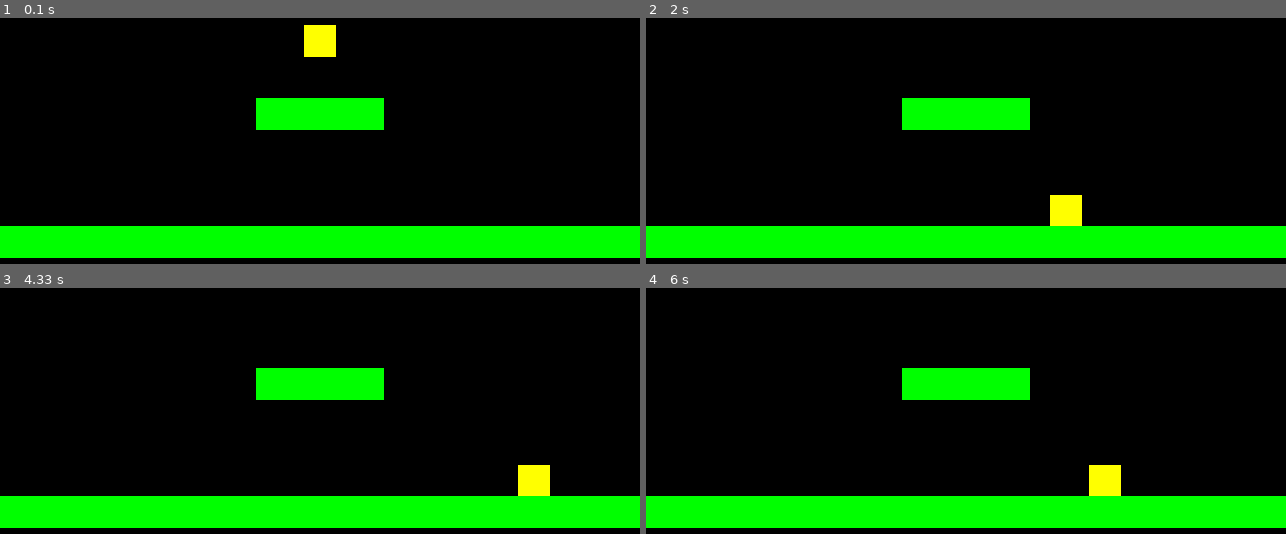
Above: before the commit, frames 1-4 (two rows, left to right).
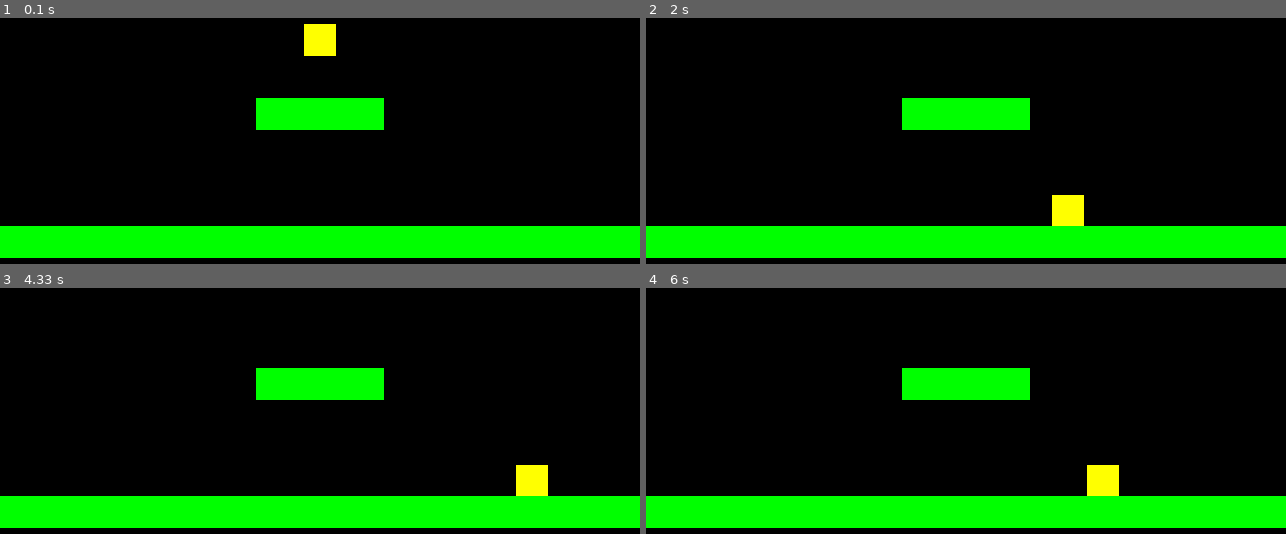
Above: after the commit, the same moments.

Repository: kantel/pygameprojects
Game: pygame game, started from appleinvaders/main.py
Same seed, same stepped clock (60 frames per second), same inputs: the game is played once before the commit and once after it.
Inputs:
- Up to frame 1 (0.1 s): no input
- Up to frame 2 (2 s): hold Right 0.33-0.8 s; hold Right 0.83-1.3 s; hold Left 1.33-1.87 s; hold Left from 1.9 s (still down)
- Up to frame 3 (4.33 s): release Left at 2.3 s; hold Right 2.33-2.97 s; hold Left 3-3.47 s; hold Right 3.5-3.97 s; hold Right from 4 s (still down)
- Up to frame 4 (6 s): release Right at 4.47 s; hold Left 4.5-5.03 s; hold Left 5.07-5.47 s; hold Right from 5.5 s (still down)

The runs differ from the first frame. In frame 1, less than 0.1% of the frame differs, in the area x 47-53%, y 2-16%; in frame 2, less than 0.1%, in the area x 63-69%, y 71-85%; in frame 3, less than 0.1%; in frame 4, less than 0.1%.

Commit message:
Refactoring

Diff:
--- a/appleinvaders/main.py
+++ b/appleinvaders/main.py
@@ -3,7 +3,7 @@
 import pygame as pg
 from pygame.locals import *  # Wenn dies nicht importiert wird,
                              # kann man UTF-8 (Umlaute) knicken
-from settings import *
+from settings import Settings
 from sprites import Player, Block
 import random
 import os
@@ -14,8 +14,8 @@
         # Initialisiert die Spielewelt
         pg.init()
         pg.mixer.init()
-        self.screen = pg.display.set_mode((WIDTH, HEIGHT))
-        pg.display.set_caption(TITLE)
+        self.screen = pg.display.set_mode((s.WIDTH, s.HEIGHT))
+        pg.display.set_caption(s.TITLE)
         self.clock = pg.time.Clock()
         self.keep_going = True
 
@@ -25,10 +25,10 @@
         self.blocks = pg.sprite.Group()
         self.player = Player()
         self.all_sprites.add(self.player)
-        self.block1 = Block(0, HEIGHT - 64, WIDTH, 32)
+        self.block1 = Block(0, s.HEIGHT - 64, s.WIDTH, 32)
         self.all_sprites.add(self.block1)
         self.blocks.add(self.block1)
-        self.block2 = Block(WIDTH/2 - 64, HEIGHT - 192, 128, 32)
+        self.block2 = Block(s.WIDTH/2 - 64, s.HEIGHT - 192, 128, 32)
         self.all_sprites.add(self.block2)
         self.blocks.add(self.block2)
         self.run()
@@ -37,7 +37,7 @@
         # Game Loop
         self.playing = True
         while self.playing:
-            self.clock.tick(FPS)
+            self.clock.tick(s.FPS)
             self.events()
             self.update()
             self.draw()
@@ -60,7 +60,7 @@
 
     def draw(self):
         # Game-Loop Drawkkk
-        self.screen.fill(BLACK)
+        self.screen.fill(s.BLACK)
         self.all_sprites.draw(self.screen)
         pg.display.flip()
 
@@ -72,6 +72,7 @@
         pass
 
 
+s = Settings()
 w = World()
 w.splash_screen()
 while w.keep_going:
--- a/appleinvaders/settings.py
+++ b/appleinvaders/settings.py
@@ -1,31 +1,26 @@
 # Konstanten und Einstellungen für das Spiel
 import pygame as pg
 
-# Einige nützliche Konstanten
-TITLE = "Apple Invaders Stage 1"
-WIDTH = 640
-HEIGHT = 480
-FPS = 60   # Framerate
+class Settings():
 
-# Player Eigenschaften
-PLAYER_ACC = 0.5
-PLAYER_FRICTION = -0.12
-PLAYER_GRAV = 0.4
+    def __init__(self):
+        # Einige nützliche Konstanten
+        self.TITLE = "Apple Invaders Stage 1"
+        self.WIDTH = 640
+        self.HEIGHT = 480
+        self.FPS = 60   # Framerate
+
+        # Player Eigenschaften
+        self.PLAYER_ACC = 0.5
+        self.PLAYER_FRICTION = -0.12
+        self.PLAYER_GRAV = 0.4
 
 
-# Nützliche Farbdefinitionen
-WHITE = (255, 255, 255)
-BLACK = (0, 0, 0)
-RED = (255, 0, 0)
-GREEN = (0, 255, 0)
-BLUE = (0, 0, 255)
-YELLOW = (255, 255, 0)
-GREY = (160, 160, 160)
-LEIGHTGREY = (100, 100, 100)
-DARKGREY = (51, 51, 51)
-VERY_DARKGREY = (40, 40, 40)
-LIGHTBLUE = (108, 131, 163)
-WATERBLUE = (0, 80, 125)
-AQUA = (0, 153, 204)
-BROWN = (163, 143, 109)
-LIGHTBROWN = (210, 180, 140)
+        # Nützliche Farbdefinitionen
+        self.WHITE = (255, 255, 255)
+        self.BLACK = (0, 0, 0)
+        self.RED = (255, 0, 0)
+        self.GREEN = (0, 255, 0)
+        self.BLUE = (0, 0, 255)
+        self.YELLOW = (255, 255, 0)
+        self.GREY = (160, 160, 160)
--- a/appleinvaders/sprites.py
+++ b/appleinvaders/sprites.py
@@ -1,38 +1,40 @@
 # Sprite Klassen
 import pygame as pg
-from settings import *
+from settings import Settings
 vec = pg.math.Vector2
+
+s = Settings()
 
 class Player(pg.sprite.Sprite):
 
     def __init__(self):
         pg.sprite.Sprite.__init__(self)
         self.image = pg.Surface((32, 32))
-        self.image.fill(YELLOW)
+        self.image.fill(s.YELLOW)
         self.rect = self.image.get_rect()
-        self.rect.center = (WIDTH/2, HEIGHT/2)
-        self.pos =vec(WIDTH/2, HEIGHT/2)
+        self.rect.center = (s.WIDTH/2, s.HEIGHT/2)
+        self.pos =vec(s.WIDTH/2, s.HEIGHT/2)
         self.vel = vec(0, 0)
         self.acc = vec(0, 0)
 
     def update(self):
-        self.acc = vec(0, PLAYER_GRAV)
+        self.acc = vec(0, s.PLAYER_GRAV)
         keys = pg.key.get_pressed()
         if keys[pg.K_LEFT]:
-            self.acc.x = -PLAYER_ACC
+            self.acc.x = -s.PLAYER_ACC
         if keys[pg.K_RIGHT]:
-            self.acc.x = PLAYER_ACC
+            self.acc.x = s.PLAYER_ACC
 
         # Bewegungsgleichungen
-        self.acc.x += self.vel.x*PLAYER_FRICTION
+        self.acc.x += self.vel.x*s.PLAYER_FRICTION
         self.vel += self.acc
-        self.pos += self.vel + 0.5*self.acc
+        self.pos += self.vel
 
         # Randbehandlung
-        if self.pos.x > WIDTH:
+        if self.pos.x > s.WIDTH:
             self.pos.x = 0
         if self.pos.x < 0:
-            self.pos.x = WIDTH
+            self.pos.x = s.WIDTH
 
         self.rect.midbottom = self.pos
 
@@ -40,7 +42,7 @@
     def __init__(self, x, y, w, h):
         pg.sprite.Sprite.__init__(self)
         self.image = pg.Surface((w, h))
-        self.image.fill(GREEN)
+        self.image.fill(s.GREEN)
         self.rect = self.image.get_rect()
         self.rect.x = x
         self.rect.y = y
--- a/appleinvaders2/main.py
+++ b/appleinvaders2/main.py
@@ -3,7 +3,7 @@
 import pygame as pg
 from pygame.locals import *  # Wenn dies nicht importiert wird,
                              # kann man UTF-8 (Umlaute) knicken
-from settings import *
+from settings import Settings
 from sprites import Player, Block
 import random
 import os
@@ -14,8 +14,8 @@
         # Initialisiert die Spielewelt
         pg.init()
         pg.mixer.init()
-        self.screen = pg.display.set_mode((WIDTH, HEIGHT))
-        pg.display.set_caption(TITLE)
+        self.screen = pg.display.set_mode((s.WIDTH, s.HEIGHT))
+        pg.display.set_caption(s.TITLE)
         self.clock = pg.time.Clock()
         self.keep_going = True
 
@@ -25,7 +25,7 @@
         self.blocks = pg.sprite.Group()
         self.player = Player(w)
         self.all_sprites.add(self.player)
-        for block in BLOCKS_LIST:
+        for block in s.BLOCKS_LIST:
             b = Block(*block)
             self.all_sprites.add(b)
             self.blocks.add(b)
@@ -35,7 +35,7 @@
         # Game Loop
         self.playing = True
         while self.playing:
-            self.clock.tick(FPS)
+            self.clock.tick(s.FPS)
             self.events()
             self.update()
             self.draw()
@@ -63,7 +63,7 @@
 
     def draw(self):
         # Game-Loop Drawkkk
-        self.screen.fill(BLACK)
+        self.screen.fill(s.BLACK)
         self.all_sprites.draw(self.screen)
         pg.display.flip()
 
@@ -74,7 +74,7 @@
     def game_over(self):
         pass
 
-
+s = Settings()
 w = World()
 w.splash_screen()
 while w.keep_going:
--- a/appleinvaders2/settings.py
+++ b/appleinvaders2/settings.py
@@ -1,38 +1,34 @@
 # Konstanten und Einstellungen für das Spiel
 import pygame as pg
 
-# Einige nützliche Konstanten
-TITLE = "Apple Invaders Stage 2: Jumping"
-WIDTH = 640
-HEIGHT = 480
-FPS = 60   # Framerate
-TILESIZE = 32
+class Settings():
 
-# Player Eigenschaften
-PLAYER_ACC = 0.5
-PLAYER_FRICTION = -0.12
-PLAYER_GRAV = 0.4
+    def __init__(self):
 
-# Blocks Eigenschaften
-BLOCKS_LIST = [(0, HEIGHT - 64, WIDTH, 32),
-               (WIDTH/2 - 64, HEIGHT - 192, 128, 32),
-               (0, HEIGHT - 192, 128, 32),
-               (WIDTH - 128, HEIGHT - 192, 128, 32)
+        # Einige nützliche Konstanten
+        self.TITLE = "🍎 Apple Invaders 🍏 Stage 2: Jumping"
+        self.WIDTH = 640
+        self.HEIGHT = 480
+        self.FPS = 60   # Framerate
+        self.TILESIZE = 32
+
+        # Player Eigenschaften
+        self.PLAYER_ACC = 0.5
+        self.PLAYER_FRICTION = -0.12
+        self.PLAYER_GRAV = 0.4
+
+        # Block Eigenschaften
+        self.BLOCKS_LIST = [(0, self.HEIGHT - 64, self.WIDTH, 32),
+               (self.WIDTH/2 - 64, self.HEIGHT - 192, 128, 32),
+               (0, self.HEIGHT - 192, 128, 32),
+               (self.WIDTH - 128, self.HEIGHT - 192, 128, 32)
                ]
 
-# Nützliche Farbdefinitionen
-WHITE = (255, 255, 255)
-BLACK = (0, 0, 0)
-RED = (255, 0, 0)
-GREEN = (0, 255, 0)
-BLUE = (0, 0, 255)
-YELLOW = (255, 255, 0)
-GREY = (160, 160, 160)
-LEIGHTGREY = (100, 100, 100)
-DARKGREY = (51, 51, 51)
-VERY_DARKGREY = (40, 40, 40)
-LIGHTBLUE = (108, 131, 163)
-WATERBLUE = (0, 80, 125)
-AQUA = (0, 153, 204)
-BROWN = (163, 143, 109)
-LIGHTBROWN = (210, 180, 140)
+        # Nützliche Farbdefinitionen
+        self.WHITE = (255, 255, 255)
+        self.BLACK = (0, 0, 0)
+        self.RED = (255, 0, 0)
+        self.GREEN = (0, 255, 0)
+        self.BLUE = (0, 0, 255)
+        self.YELLOW = (255, 255, 0)
+        self.GREY = (160, 160, 160)
--- a/appleinvaders2/sprites.py
+++ b/appleinvaders2/sprites.py
@@ -1,7 +1,9 @@
 # Sprite Klassen
 import pygame as pg
-from settings import *
+from settings import Settings
 vec = pg.math.Vector2
+
+s = Settings()
 
 class Player(pg.sprite.Sprite):
 
@@ -9,10 +11,10 @@
         pg.sprite.Sprite.__init__(self)
         self.world = world
         self.image = pg.Surface((32, 32))
-        self.image.fill(YELLOW)
+        self.image.fill(s.YELLOW)
         self.rect = self.image.get_rect()
-        self.rect.center = (WIDTH/2, HEIGHT/2)
-        self.pos =vec(WIDTH/2, HEIGHT/2)
+        self.rect.center = (s.WIDTH/2, s.HEIGHT/2)
+        self.pos =vec(s.WIDTH/2, s.HEIGHT/2)
         self.vel = vec(0, 0)
         self.acc = vec(0, 0)
 
@@ -25,23 +27,23 @@
             self.vel.y = -12
 
     def update(self):
-        self.acc = vec(0, PLAYER_GRAV)
+        self.acc = vec(0, s.PLAYER_GRAV)
         keys = pg.key.get_pressed()
         if keys[pg.K_LEFT]:
-            self.acc.x = -PLAYER_ACC
+            self.acc.x = -s.PLAYER_ACC
         if keys[pg.K_RIGHT]:
-            self.acc.x = PLAYER_ACC
+            self.acc.x = s.PLAYER_ACC
 
         # Bewegungsgleichungen
-        self.acc.x += self.vel.x*PLAYER_FRICTION
+        self.acc.x += self.vel.x*s.PLAYER_FRICTION
         self.vel += self.acc
-        self.pos += self.vel + 0.5*self.acc
+        self.pos += self.vel
 
         # Randbehandlung
-        if self.pos.x >= WIDTH - TILESIZE/2:
-            self.pos.x = WIDTH - TILESIZE/2
-        if self.pos.x <= TILESIZE/2:
-            self.pos.x = TILESIZE/2
+        if self.pos.x >= s.WIDTH - s.TILESIZE/2:
+            self.pos.x = s.WIDTH - s.TILESIZE/2
+        if self.pos.x <= s.TILESIZE/2:
+            self.pos.x = s.TILESIZE/2
 
         self.rect.midbottom = self.pos
 
@@ -49,7 +51,7 @@
     def __init__(self, x, y, w, h):
         pg.sprite.Sprite.__init__(self)
         self.image = pg.Surface((w, h))
-        self.image.fill(GREEN)
+        self.image.fill(s.GREEN)
         self.rect = self.image.get_rect()
         self.rect.x = x
         self.rect.y = y
